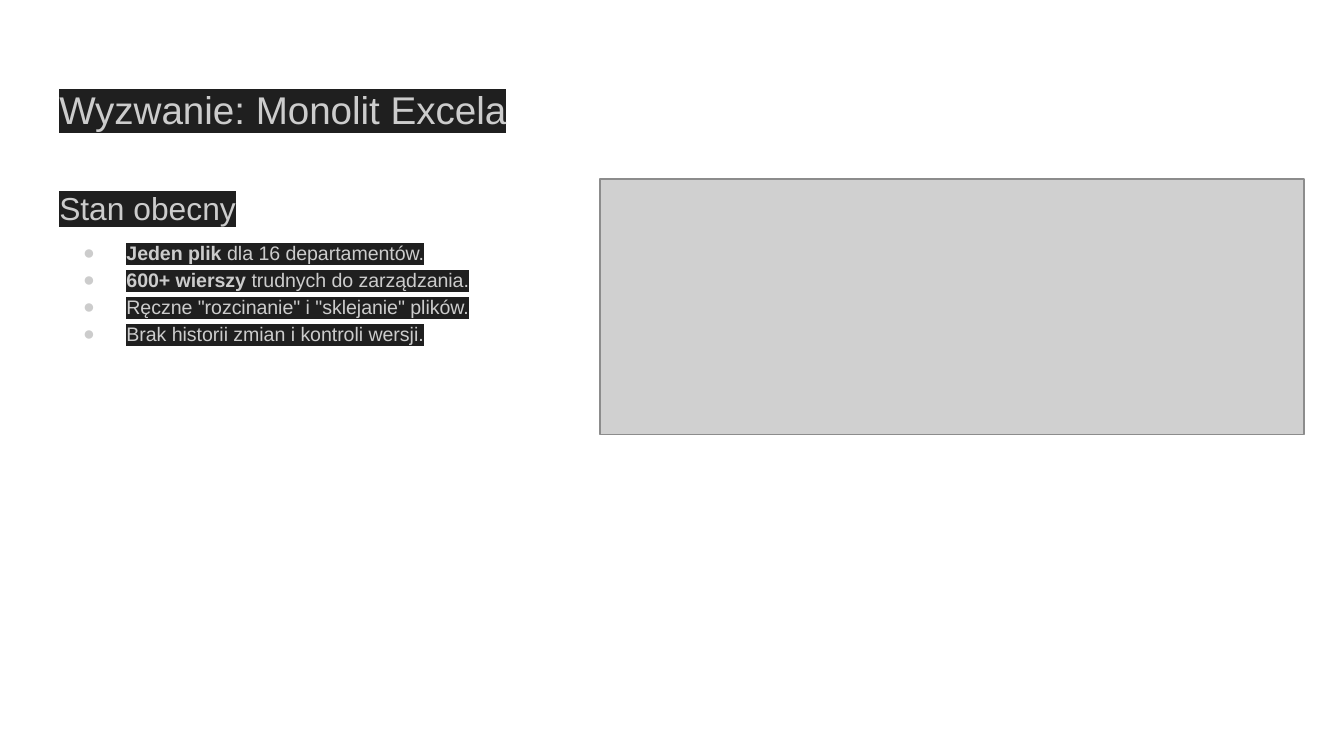
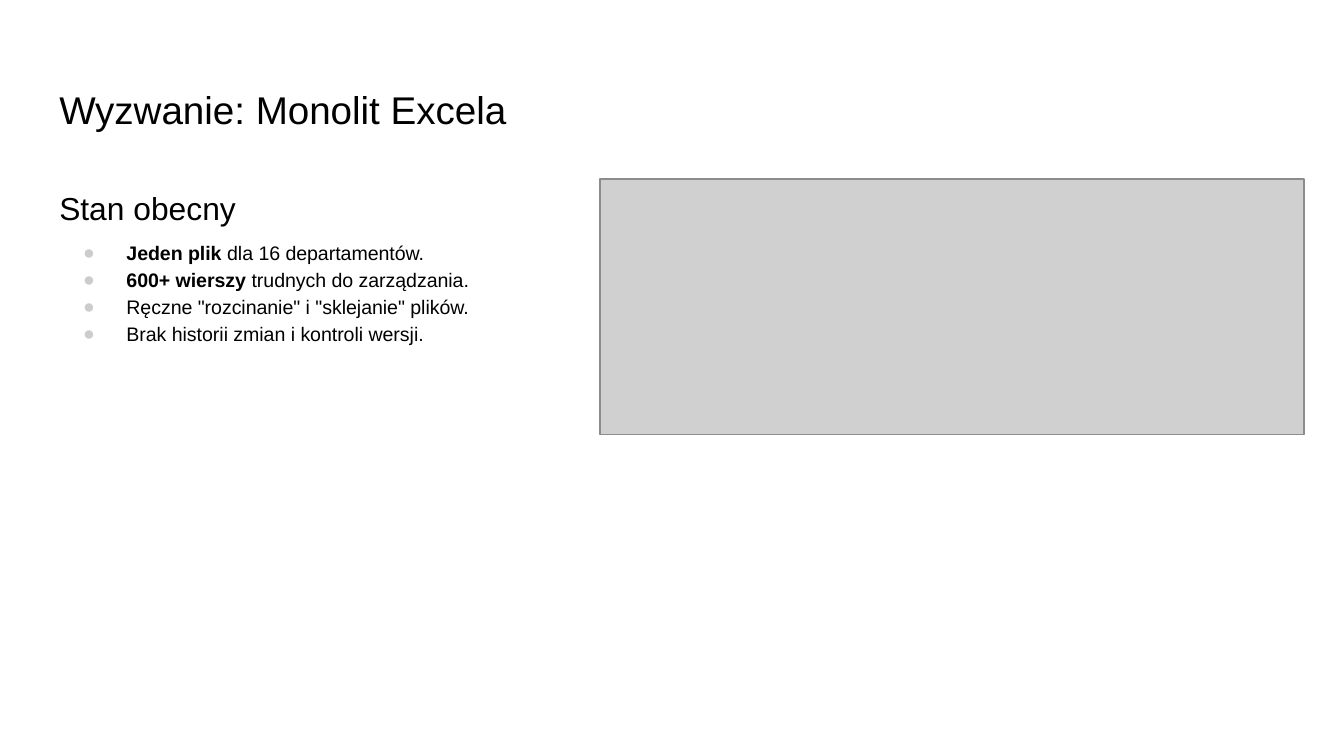
Before and after one commit to BachaBajceps/HackNation2025, a slide deck: slide 2 of Prezentacja.pptx. Drawn at 1344x756 pixels with LibreOffice and Linux fonts; fonts in the diff are those of the drawing; grey boxes stand for pictures. Boxes give left, top, right and bottom in pixels: in the first picture for what was removed or moved away, otherwise in the second. Text is boxed around its words. In the diff, an @@ line names an element or a change of style, - is before the commit and + after.

```diff
--- a/Prezentacja.pptx
+++ b/Prezentacja.pptx
@@ title "Wyzwanie: Monolit Excela" at <box>59,96,507,131</box>: text colour #CCCCCC to #000000, highlight #1F1F1F to none @@
@@ text "Stan obecny" at <box>59,197,469,345</box>: text colour #CCCCCC to #000000, highlight #1F1F1F to none @@
```
Also in this commit, not shown: 7 other slides changed.
